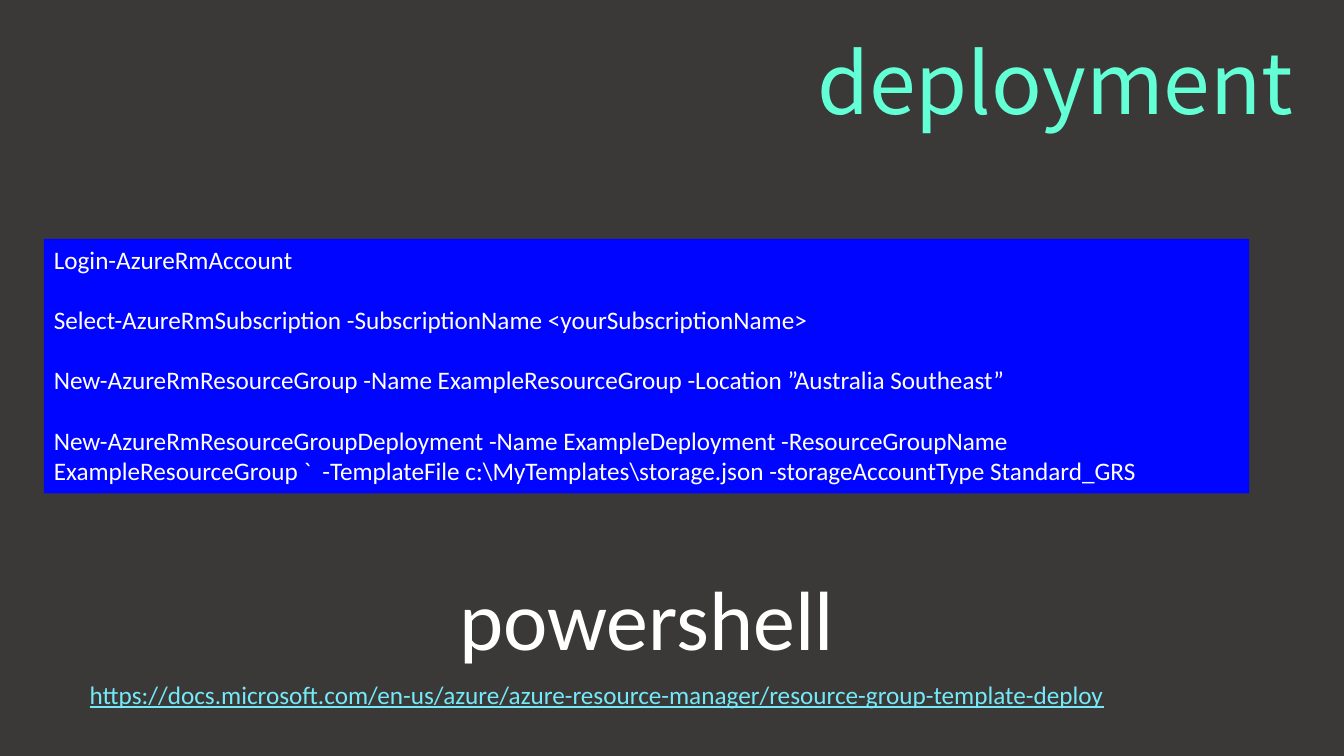
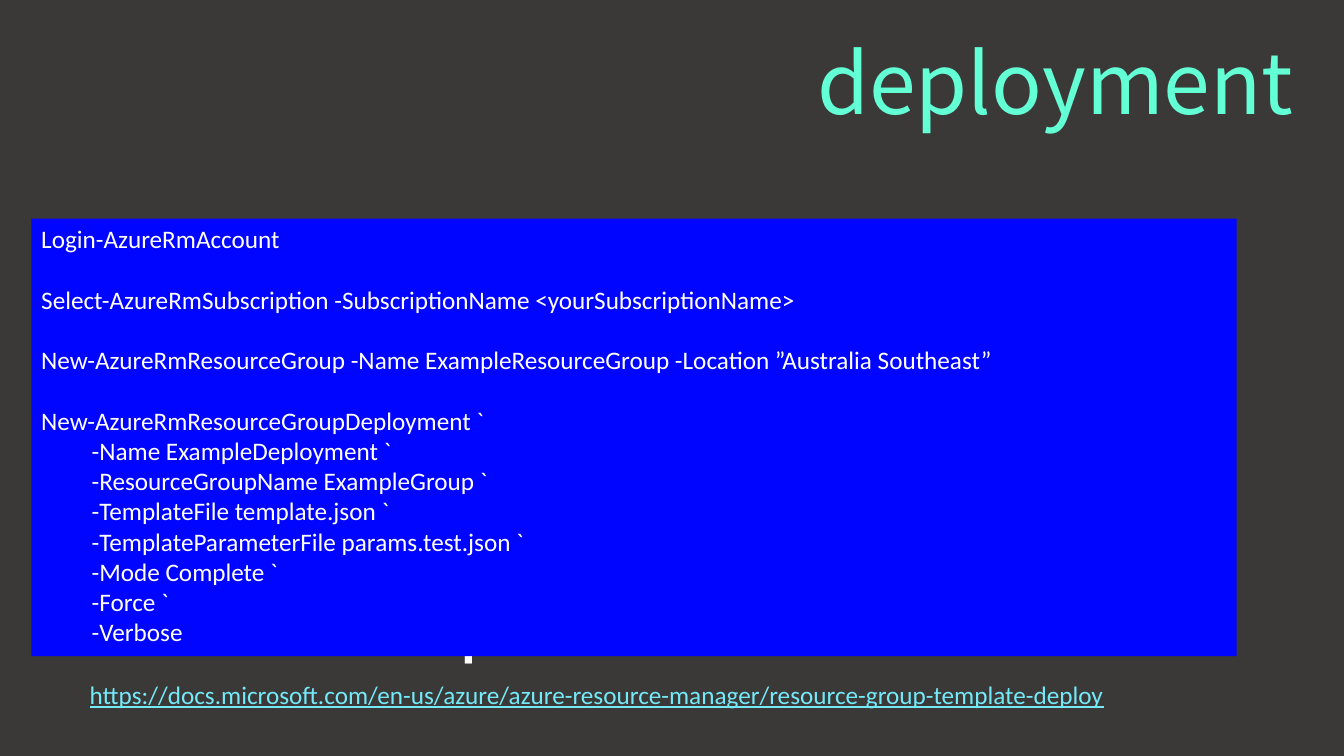
Before and after one commit to jdoof/arm-templates-demo, a slide deck: slide 24 of ARM Brown Bag.pptx. Drawn at 1344x756 pixels with LibreOffice and Linux fonts; fonts in the diff are those of the drawing. Boxes give left, top, right and bottom in pixels: in the first picture for what was removed or moved away, otherwise in the second. Text is boxed around its words. In the diff, an @@ line names an element or a change of style, - is before the commit and + after.

Commit message:
Improved High Level Architecture Diagram and some typos

```diff
--- a/ARM Brown Bag.pptx
+++ b/ARM Brown Bag.pptx
@@ rectangle "Login-AzureRmAccount": place and size @@
-rectangle "Login-AzureRmAccount" at bbox=[44, 239, 1250, 493]
+rectangle "Login-AzureRmAccount" at bbox=[31, 219, 1237, 656]
@@ text in rectangle at bbox=[41, 412, 511, 642]: text changed @@
-New-AzureRmResourceGroupDeployment -Name ExampleDeployment -ResourceGroupName ExampleResourceGroup ` -TemplateFile c:\MyTemplates\storage.json -storageAccountType Standard_GRS
+New-AzureRmResourceGroupDeployment `
+  -Name ExampleDeployment `
+  -ResourceGroupName ExampleGroup `
+  -TemplateFile template.json `
+  -TemplateParameterFile params.test.json `
+  -Mode Complete `
+  -Force `
+  -Verbose
```
Also in this commit, not shown: 5 other slides changed, 1 slide added, 1 slide removed.
